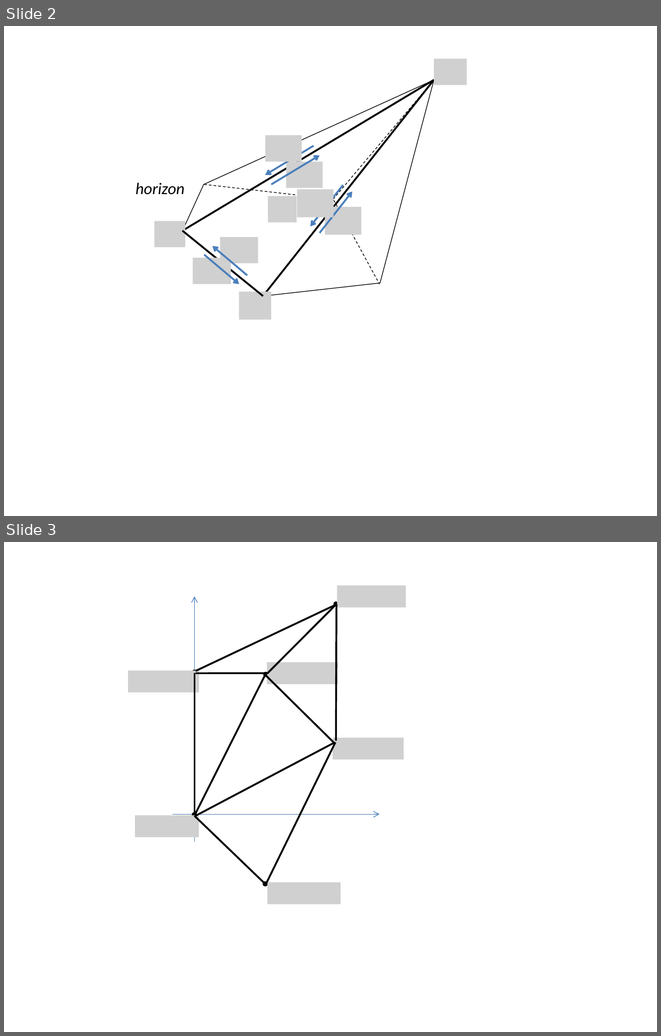
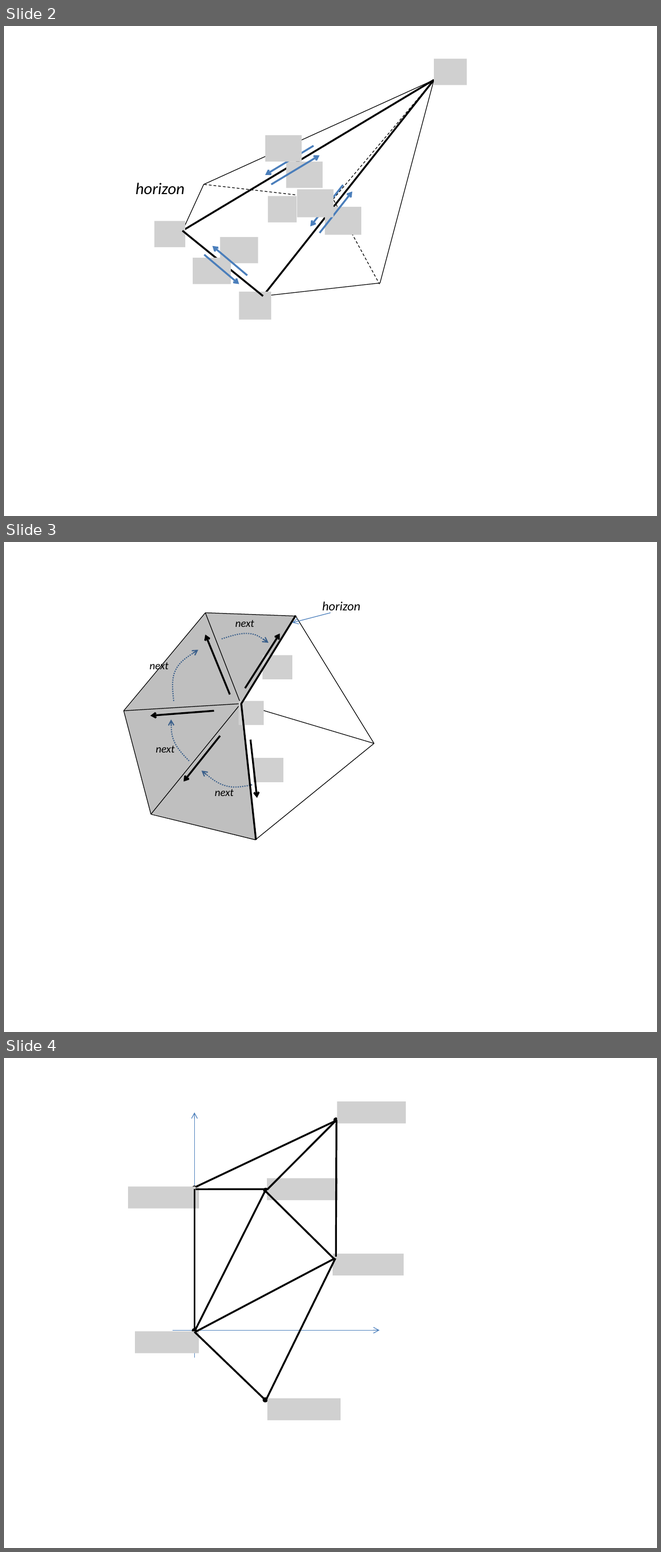
Before and after one commit to gnishida/Geometry3, a slide deck: Presentation1.pptx. Shown one above the other, each under a label of ours: slides 2 and 3 before the commit, slides 2, 3 and 4 after it. The pictures are 661x1036 and 661x1552 pixels, drawn with LibreOffice and Linux fonts; fonts in the diff are those of the drawing; grey boxes stand for pictures. Boxes give left, top, right and bottom in pixels: in the first picture for what was removed or moved away, otherwise in the second. Text is boxed around its words. In the diff, an @@ line names an element or a change of style, - is before the commit and + after.

```diff
--- a/Presentation1.pptx
+++ b/Presentation1.pptx
@@ slide 3 added at (4,542,657,1032), background #FFFFFF @@
@@ text added at (322,601,360,614), 14 pt, text #000000, italic @@
+horizon
@@ line added from (205, 612) to (123, 711), #000000 0.75 pt @@
@@ freeform shape added at (124,612,296,840), fill #BFBFBF @@
@@ line added from (205, 612) to (240, 704), #000000 0.75 pt @@
@@ line added from (296, 616) to (205, 612), #000000 0.75 pt @@
@@ text added at (235,620,254,627), 12 pt, text #000000, italic @@
+next
@@ freeform shape added at (241,615,295,839), outline #000000 2 pt @@
@@ arrow added from (330, 612) to (293, 623), #4B7EBC 0.75 pt @@
@@ line added from (296, 616) to (374, 743), #000000 0.75 pt @@
@@ arrow added from (230, 694) to (205, 635), #000000 2 pt @@
@@ freeform shape added at (221,633,268,643), outline #3A5F8C 1.25 pt dashed @@
@@ arrow added from (245, 688) to (280, 633), #000000 2 pt @@
@@ freeform shape added at (173,650,198,700), outline #3A5F8C 1.25 pt dashed @@
@@ text added at (150,660,169,672), 12 pt, text #000000, italic @@
+next
@@ picture added at (263,655,293,679) @@
@@ picture added at (238,700,263,725) @@
@@ line added from (123, 711) to (240, 704), #000000 0.75 pt @@
@@ line added from (123, 711) to (151, 814), #000000 0.75 pt @@
@@ arrow added from (214, 711) to (150, 716), #000000 2 pt @@
@@ line added from (240, 704) to (151, 814), #000000 0.75 pt @@
@@ line added from (374, 743) to (240, 704), #000000 0.75 pt @@
@@ freeform shape added at (171,720,190,761), outline #3A5F8C 1.25 pt dashed @@
@@ text added at (156,746,175,752), 12 pt, text #000000, italic @@
+next
@@ arrow added from (220, 736) to (184, 782), #000000 2 pt @@
@@ arrow added from (250, 739) to (257, 798), #000000 2 pt @@
@@ line added from (374, 743) to (255, 840), #000000 0.75 pt @@
@@ picture added at (254,758,283,782) @@
@@ freeform shape added at (201,770,252,787), outline #3A5F8C 1.25 pt dashed @@
@@ text added at (215,787,234,796), 12 pt, text #000000, italic @@
+next
@@ line added from (255, 840) to (151, 814), #000000 0.75 pt @@
@@ what was slide 3 is now slide 4 @@
```
Also in this commit, not shown: 5 other files.
